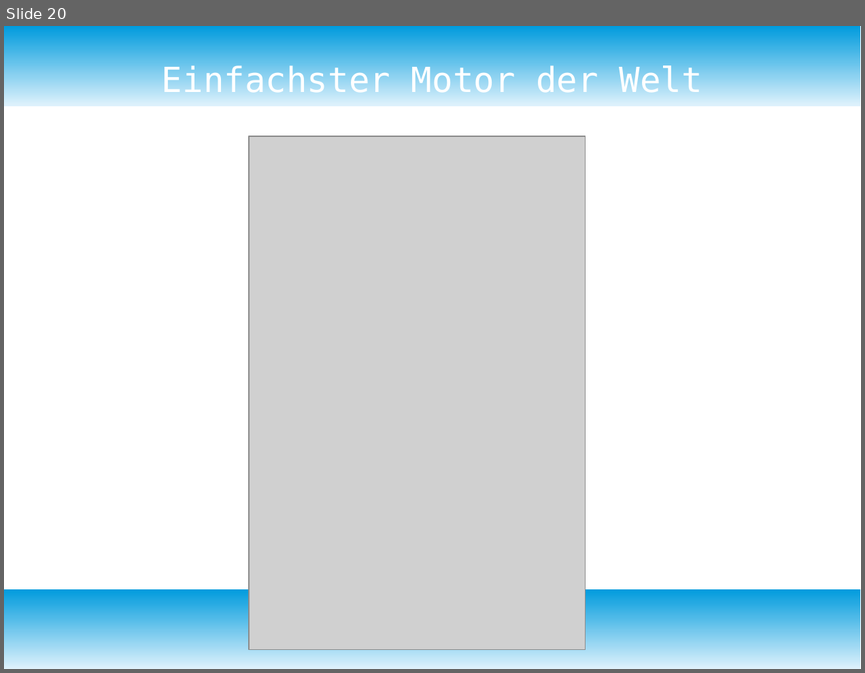
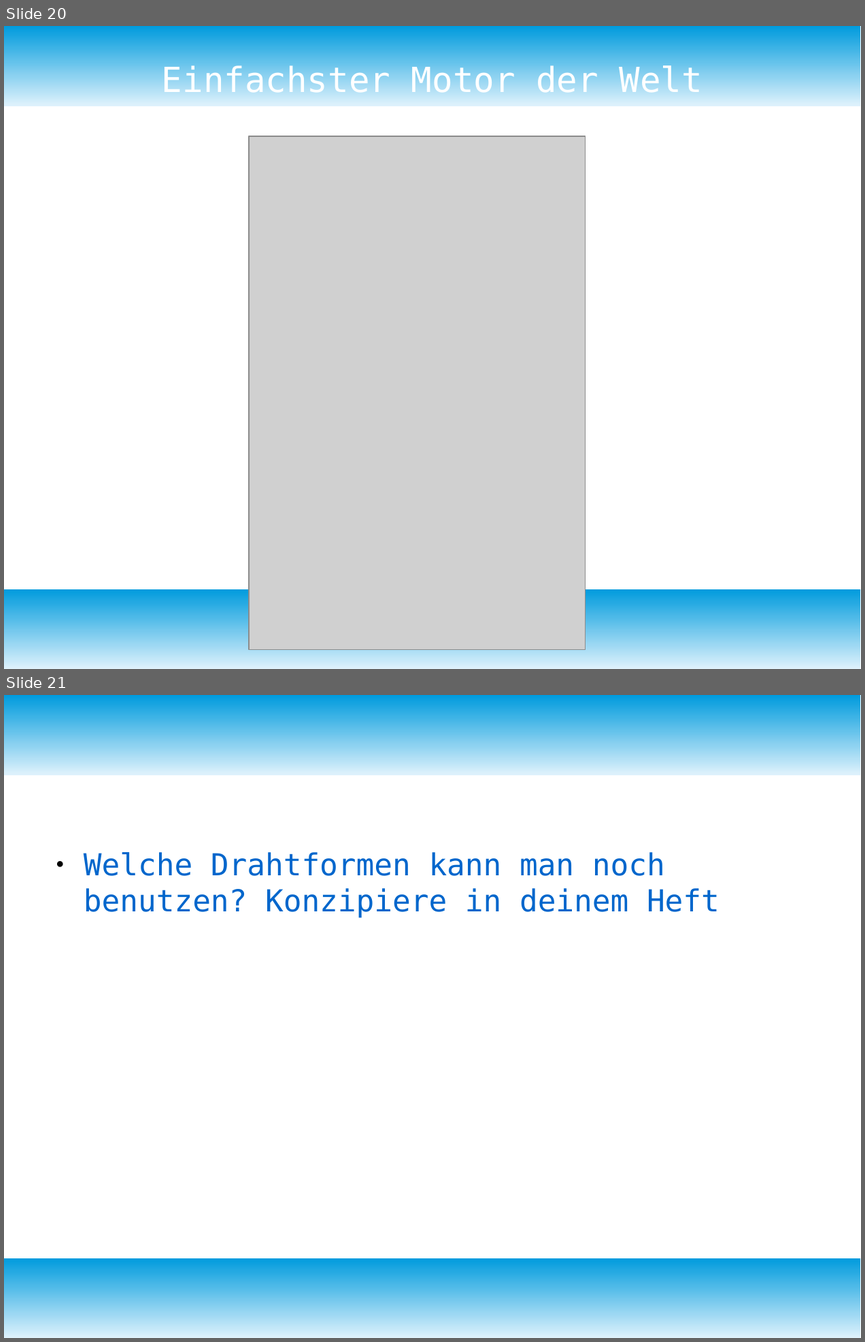
Before and after one commit to bearums/teaching, a slide deck: B5/physik/D12/2)Elektromagnetismus/05_HomopolarMotor/Homopolar_Motor.odp. Shown one above the other, each under a label of ours: slide 20 before the commit, slides 20 and 21 after it. The pictures are 865x673 and 865x1342 pixels, drawn with LibreOffice and Linux fonts; fonts in the diff are those of the drawing; grey boxes stand for pictures. Boxes give left, top, right and bottom in pixels: in the first picture for what was removed or moved away, otherwise in the second. Text is boxed around its words. In the diff, an @@ line names an element or a change of style, - is before the commit and + after.

```diff
--- a/B5/physik/D12/2)Elektromagnetismus/05_HomopolarMotor/Homopolar_Motor.odp
+++ b/B5/physik/D12/2)Elektromagnetismus/05_HomopolarMotor/Homopolar_Motor.odp
@@ slide 21 added at (4,695,861,1338), background #FFFFFF; not listed: 2 template elements that a slide beside it also shows @@
@@ text added at (84,852,719,918), 28 pt, text #0066CC @@
+● Welche Drahtformen kann man noch benutzen? Konzipiere in deinem Heft
```
Also in this commit, not shown: 1 slide removed, 10 other files.
